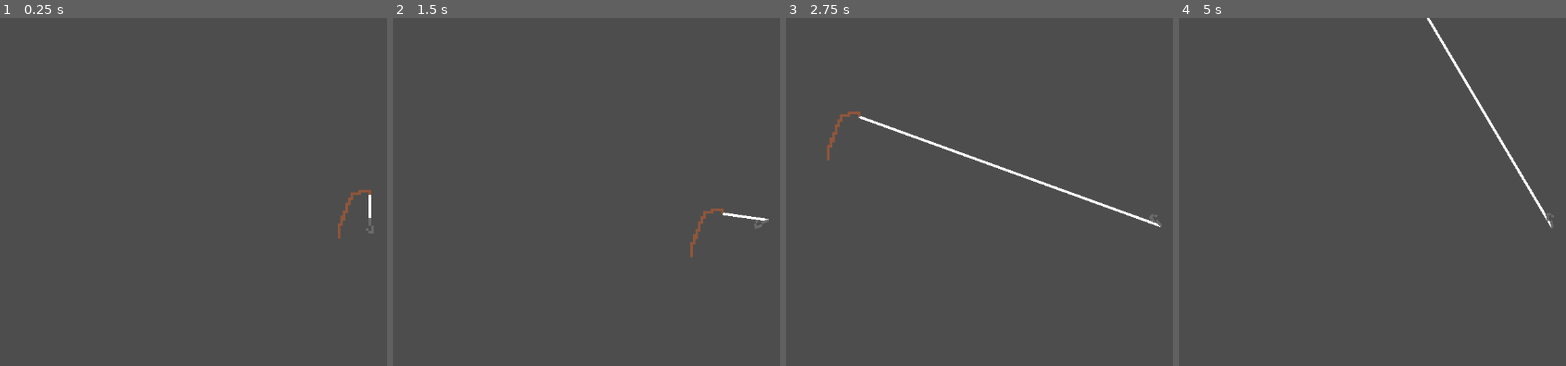
Above: before the commit, frames 1-4 (left to right).
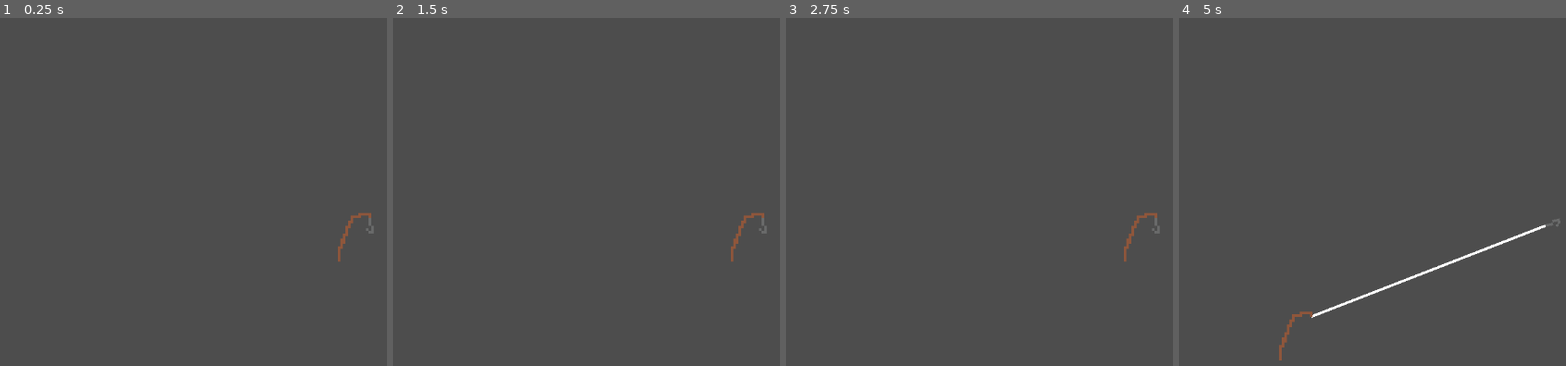
Above: after the commit, the same moments.

Repository: Lunairye/Fishing-Game
Game: Godot game, scene res://test_main.tscn
Two runs of this game, one before a commit and one after it. Both use one fixed random seed, a clock stepped at 60 frames per second and the inputs below.
Inputs:
- Up to frame 1 (0.25 s): no input
- Up to frame 2 (1.5 s): tap Enter at 0.5 s; hold F (Fish) 0.53-1.28 s; tap Space at 1.25 s; tap F (Fish) at 1.35 s
- Up to frame 3 (2.75 s): hold F (Fish) from 2.03 s (still down)
- Up to frame 4 (5 s): release F (Fish) at 2.78 s; tap F (Fish) at 2.85, 4.35 s; hold F (Fish) 3.53-4.28 s

The runs differ from the first frame. In frame 1, 0.4% of the frame differs, in the area x 87-96%, y 49-70%; in frame 2, 0.5%; in frame 3, 1.1%; in frame 4, 1.3%, in the area x 25-99%, y 0-99%.

Commit message:
Added Line Length Limit and Reeling
This commit also contains changes to the following:
- Hook Rotation

Diff:
--- a/Fishing Rod/fishing_hook_manager.gd
+++ b/Fishing Rod/fishing_hook_manager.gd
@@ -6,27 +6,42 @@
 var sinking = "sinking"
 var reeling = "reeling"
 
+var reel_force
+
 var launch_angle = PI/6
 var launch_vector = Vector2.ZERO
 var travel_vector = Vector2.ZERO
 
 var line_length = 100
 
-@onready var reeled_marker = self.find_parent("Fishing Rod").find_child("Fishing Hook Reeled Marker")
-var centre_to_edge_vector = Vector2.ZERO
-var tangent_vector = Vector2.ZERO
-var override_velocity_max_length = false
+@onready var fishing_rod = self.find_parent("Fishing Rod")
+@onready var reeled_marker = fishing_rod.find_child("Fishing Hook Reeled Marker")
+var hook_to_centre = Vector2.ZERO
 
 @onready var hook_sprite = $"Hook Sprite"
 @onready var hook_current_marker = $"Hook Sprite/Fishing Hook Current Mark"
+@onready var test_line = $Line2D
 
 func _ready() -> void:
 	hook_state = reeled
 
 
+func _physics_process(delta: float) -> void:
+	### Testing Stuff
 
+	if fishing_rod.reeling:
+		freeze = true
+		global_position += -hook_to_centre.normalized() * fishing_rod.reel_force
+		hook_sprite.rotation = to_local(hook_current_marker.global_position + linear_velocity).angle() - PI/2
 
-func _physics_process(delta: float) -> void:
+		if hook_current_marker.global_position.distance_to(reeled_marker.global_position) <= 5:
+			hook_state = reeled
+			global_position = reeled_marker.global_position
+			freeze = false
+	else:
+		freeze = false
+
+	### State Machine
 	if hook_state == reeled:
 		gravity_scale = 0
 	else:
@@ -36,7 +51,7 @@
 		print("sinking")
 
 	if hook_state == thrown or hook_state == sinking:
-		hook_sprite.rotation = to_local(hook_current_marker.global_position + linear_velocity).angle() + PI/2
+		hook_sprite.rotation = to_local(hook_current_marker.global_position + linear_velocity).angle() - PI/2
 	else:
 		hook_sprite.rotation = 0
 
@@ -49,4 +64,7 @@
 	hook_state = thrown
 
 func _integrate_forces(state: PhysicsDirectBodyState2D) -> void:
-	pass
+	hook_to_centre = hook_current_marker.global_position - reeled_marker.global_position
+
+	if hook_to_centre.length() >= line_length:
+		global_position = reeled_marker.global_position + hook_to_centre.limit_length(line_length)
--- a/Fishing Rod/fishing_rod.tscn
+++ b/Fishing Rod/fishing_rod.tscn
@@ -1,12 +1,12 @@
 [gd_scene format=3 uid="uid://bqjvikyltyl1d"]
 
 [ext_resource type="Script" uid="uid://v3w5jf7q3mfr" path="res://Fishing Rod/fishing_rod_manager.gd" id="1_1tjrd"]
-[ext_resource type="Texture2D" uid="uid://bjwoheegicodq" path="res://Art Assets/Fishing Hook.png" id="1_3y1ma"]
-[ext_resource type="Texture2D" uid="uid://dmht8b3wc8xvv" path="res://Art Assets/Fishing Rod.png" id="1_x0c03"]
+[ext_resource type="Texture2D" uid="uid://bjwoheegicodq" path="res://Art Assets/Fishing Equipment/Fishing Rod Equipment/Fishing Hook.png" id="1_3y1ma"]
+[ext_resource type="Texture2D" uid="uid://dmht8b3wc8xvv" path="res://Art Assets/Fishing Equipment/Fishing Rod Equipment/Fishing Rod.png" id="1_x0c03"]
 [ext_resource type="Script" uid="uid://5o20m34616ft" path="res://Fishing Rod/fishing_hook_manager.gd" id="3_pyqmv"]
 
 [sub_resource type="CircleShape2D" id="CircleShape2D_52v63"]
-radius = 4.0
+radius = 2.5
 
 [sub_resource type="CircleShape2D" id="CircleShape2D_3y1ma"]
 radius = 8.0
@@ -18,19 +18,19 @@
 texture = ExtResource("1_x0c03")
 
 [node name="Fishing Hook" type="RigidBody2D" parent="." unique_id=1026160145]
-position = Vector2(6.5, 1)
+position = Vector2(6.5, -8)
 mass = 0.1
 lock_rotation = true
 script = ExtResource("3_pyqmv")
 
-[node name="CollisionShape2D" type="CollisionShape2D" parent="Fishing Hook" unique_id=128979161]
+[node name="Physical collision" type="CollisionShape2D" parent="Fishing Hook" unique_id=128979161]
 position = Vector2(0, 3)
 shape = SubResource("CircleShape2D_52v63")
 
-[node name="Area2D" type="Area2D" parent="Fishing Hook" unique_id=1006105428]
+[node name="Collection Zone" type="Area2D" parent="Fishing Hook" unique_id=1006105428]
 position = Vector2(0, 3)
 
-[node name="CollisionShape2D" type="CollisionShape2D" parent="Fishing Hook/Area2D" unique_id=1279664797]
+[node name="CollisionShape2D" type="CollisionShape2D" parent="Fishing Hook/Collection Zone" unique_id=1279664797]
 shape = SubResource("CircleShape2D_3y1ma")
 
 [node name="Camera2D" type="Camera2D" parent="Fishing Hook" unique_id=1803639443]
@@ -44,6 +44,11 @@
 [node name="Fishing Hook Current Mark" type="Marker2D" parent="Fishing Hook/Hook Sprite" unique_id=1168563039]
 position = Vector2(-0.5, -2)
 
+[node name="Line2D" type="Line2D" parent="Fishing Hook" unique_id=1412493245]
+visible = false
+points = PackedVector2Array(0, 0, 0, 0)
+width = 1.0
+
 [node name="Fishing Line" type="Line2D" parent="." unique_id=967680618]
 z_index = -1
 points = PackedVector2Array(0, 0, 0, 0)
--- a/Fishing Rod/fishing_rod_manager.gd
+++ b/Fishing Rod/fishing_rod_manager.gd
@@ -6,6 +6,11 @@
 var power_scale_amount = 10
 var power_scale_speed = 1
 
+var charging = true
+var reeling = false
+
+var reel_force = 1
+var reel_speed = 0.2
 @onready var fishing_hook = $"Fishing Hook"
 @onready var fishing_line = $"Fishing Line"
 @onready var fishing_hook_reeled_marker = $"Fishing Hook Reeled Marker"
@@ -16,17 +21,31 @@
 
 func _input(event: InputEvent) -> void:
 	if fishing_hook.hook_state == "reeled":
-		while event.is_action_pressed("Fish"):
-			await get_tree().create_timer(power_scale_speed).timeout
-			power += power_scale_amount
+		if event.is_action_pressed("Fish"):
+			charging = true
+			while charging:
+				print(power)
+				await get_tree().create_timer(power_scale_speed).timeout
+				power += power_scale_amount
 
-		if event.is_action_released("Fish"):
+				if power >= power_max:
+					power = power_max
+
+		if event.is_action_released("Fish") && charging:
+			charging = false
 			fishing_hook._launch(power)
 			power = starting_power
 
-	if fishing_hook.hook_state == "thrown" or fishing_hook.hook_state == "sinking":
-		pass
+
 
 func _physics_process(delta: float) -> void:
+
+	if fishing_hook.hook_state == "thrown" or fishing_hook.hook_state == "sinking":
+		if Input.is_action_just_pressed("Fish"):
+			reeling = true
+
+		if Input.is_action_just_released("Fish"):
+			reeling = false
+
 	fishing_line.set_point_position(0, to_local(fishing_hook_reeled_marker.global_position))
 	fishing_line.set_point_position(1, to_local(fishing_hook_current_marker.global_position))
Renamed: Art Assets/Fishing Hook.png -> Art Assets/Fishing Equipment/Fishing Rod Equipment/Fishing Hook.png
Not shown, added: Art Assets/Fishing Equipment/Fishing Rod Equipment/Fishing Hook.png.import
Renamed: Art Assets/Fishing Rod.png -> Art Assets/Fishing Equipment/Fishing Rod Equipment/Fishing Rod.png
Not shown, changed: Art Assets/Fishing Equipment/Fishing Rod Equipment/Fishing Rod.png.import
Binary file added: Art Assets/Water_1.png
Not shown, changed: Art Assets/Water_1.png.import
Binary file added: Art Assets/Water_Tileset.aseprite
Not shown, added: test_main.tscn16419341687.tmp
